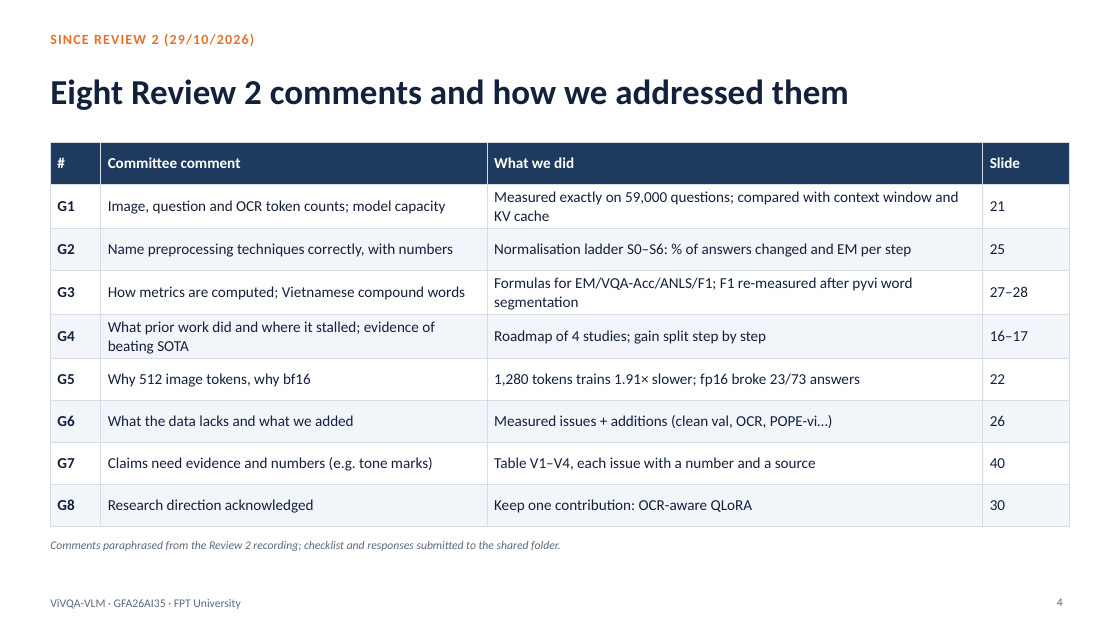
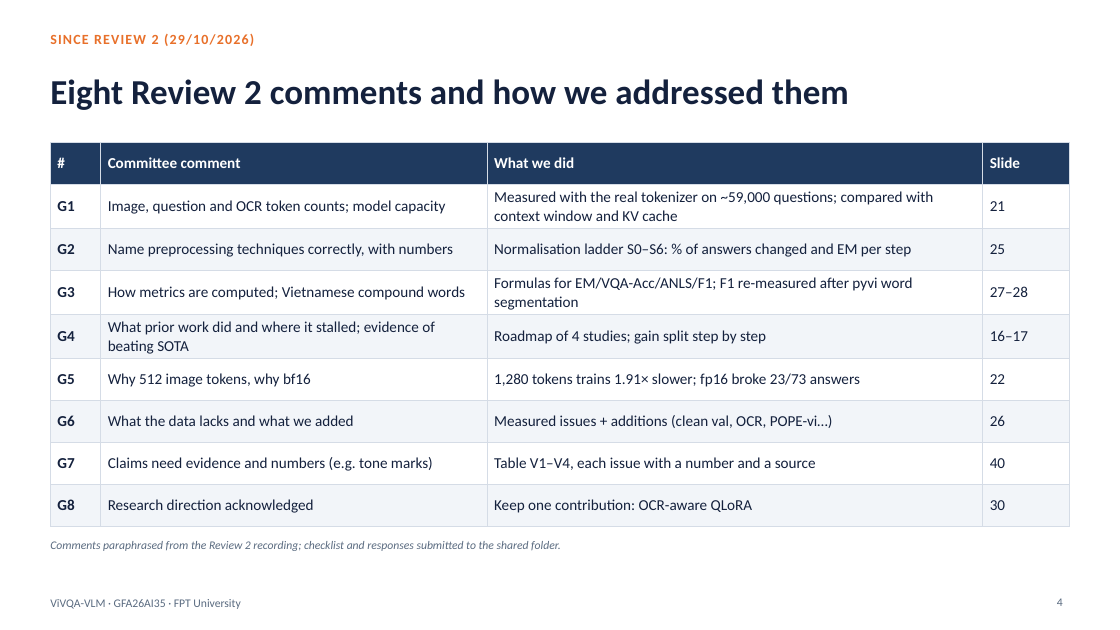
Before and after one commit to PLHGNAOH/ViVQA-VLM, a slide deck: slide 4 of docs/04_slides/KLTN_TA_Claude.pptx. Drawn at 1120x630 pixels with LibreOffice and Linux fonts; fonts in the diff are those of the drawing; background and template pictures are left out. Boxes give left, top, right and bottom in pixels: in the first picture for what was removed or moved away, otherwise in the second. Text is boxed around its words. In the diff, an @@ line names an element or a change of style, - is before the commit and + after.

```diff
--- a/docs/04_slides/KLTN_TA_Claude.pptx
+++ b/docs/04_slides/KLTN_TA_Claude.pptx
@@ table at [50, 143, 1070, 517] @@
-row 2, column 3: Measured exactly on 59,000 questions; compared with context window and KV cache
+row 2, column 3: Measured with the real tokenizer on ~59,000 questions; compared with context window and KV cache
```
Also in this commit, not shown: 5 other slides changed, 7 other files.
